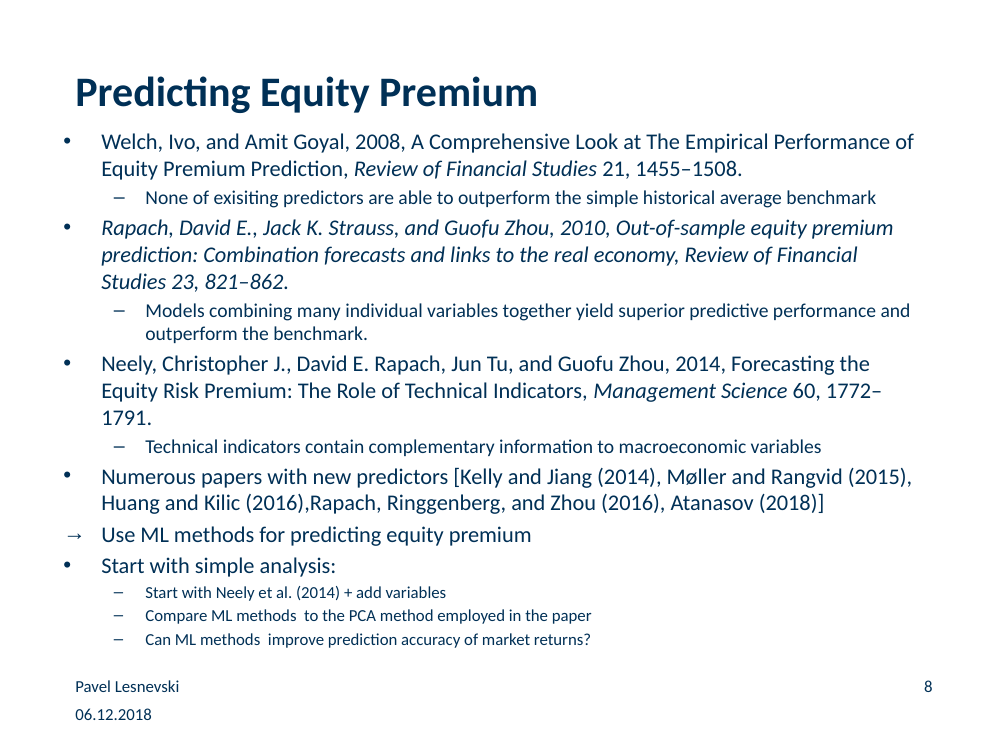
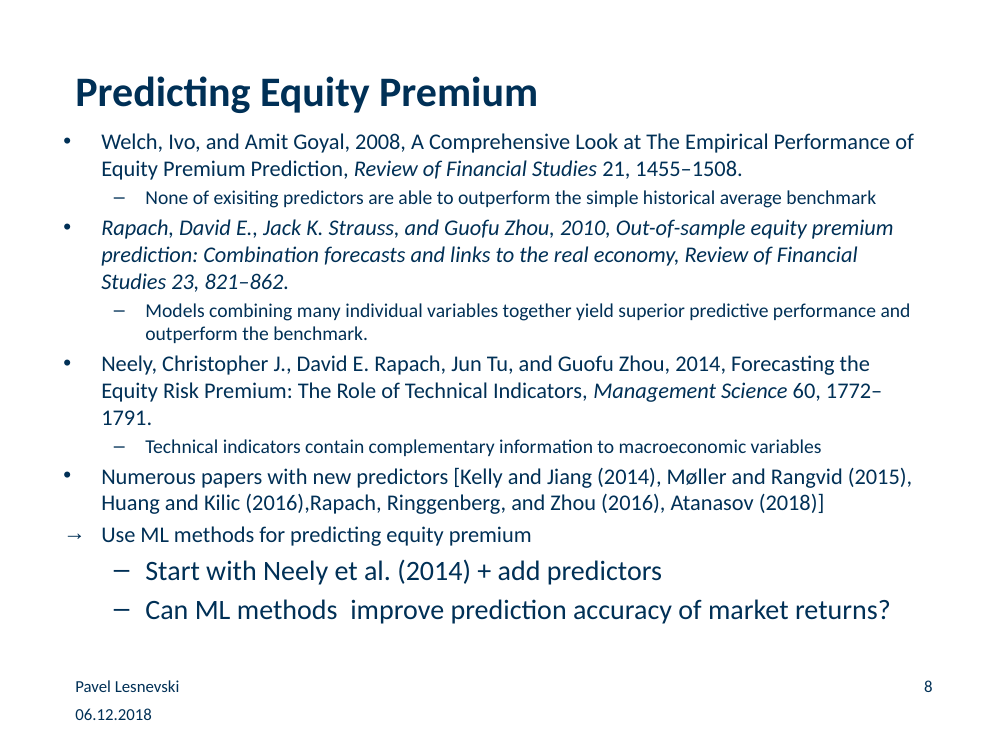
Before and after one commit to paveles/Machine_Learning_and_Equity_Index_Returns, a slide deck: slide 8 of _presentation/MachineLearning_StockMarketReturns.pptx. Drawn at 1008x756 pixels with LibreOffice and Linux fonts; fonts in the diff are those of the drawing; background and template pictures are left out. Boxes give left, top, right and bottom in pixels: in the first picture for what was removed or moved away, otherwise in the second. Text is boxed around its words. In the diff, an @@ line names an element or a change of style, - is before the commit and + after.

```diff
--- a/_presentation/MachineLearning_StockMarketReturns.pptx
+++ b/_presentation/MachineLearning_StockMarketReturns.pptx
@@ text at bbox=[145, 559, 662, 585]: text changed; size 12 to 20 pt @@
-• Start with simple analysis:
-  – Start with Neely et al. (2014) + add variables
-  – Compare ML methods to the PCA method employed in the paper
+  – Start with Neely et al. (2014) + add predictors
@@ text at bbox=[145, 599, 891, 624]: size 12 to 20 pt in "Can ML methods improve prediction accuracy of ..."; more space between paragraphs @@
```
Also in this commit, not shown: 4 other slides changed.
